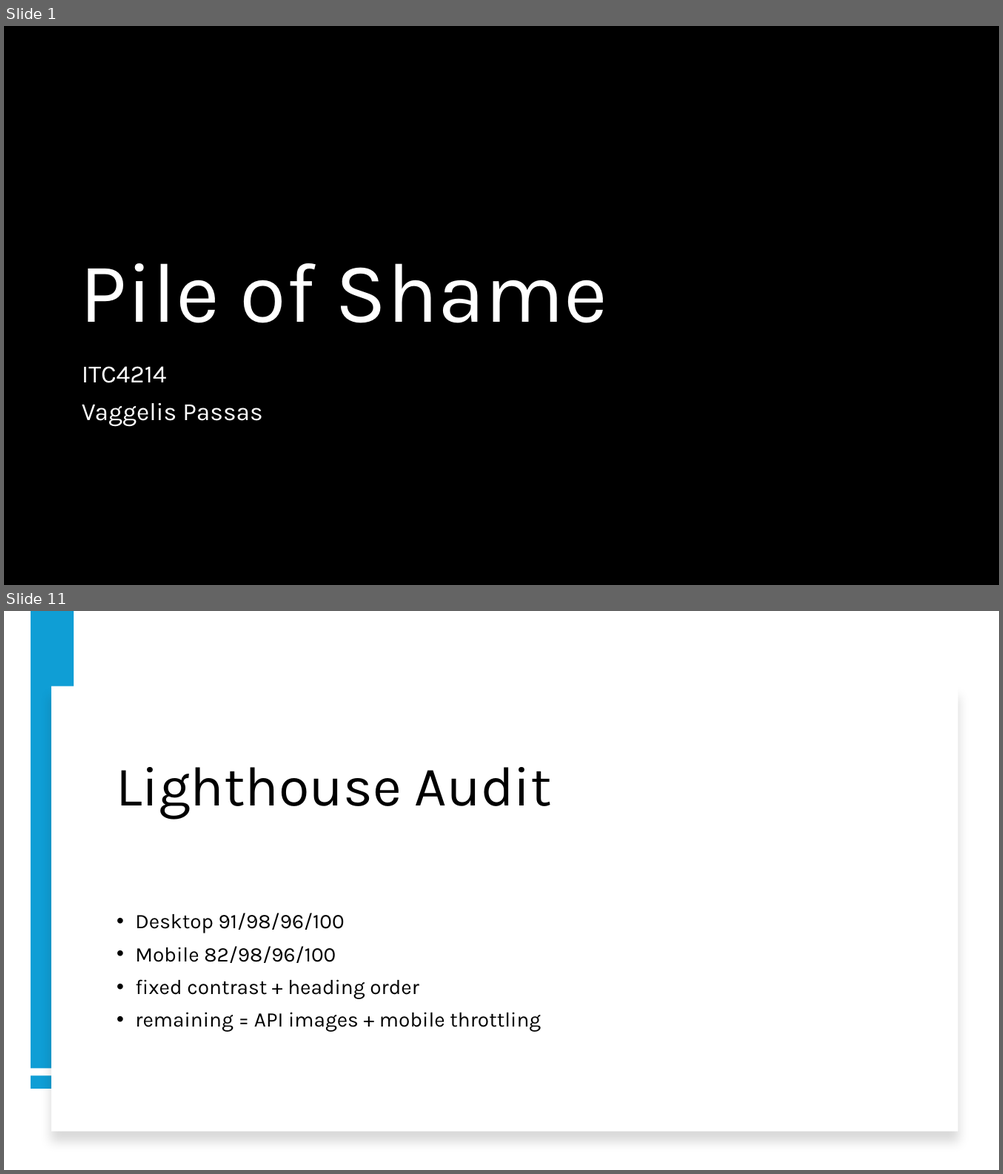
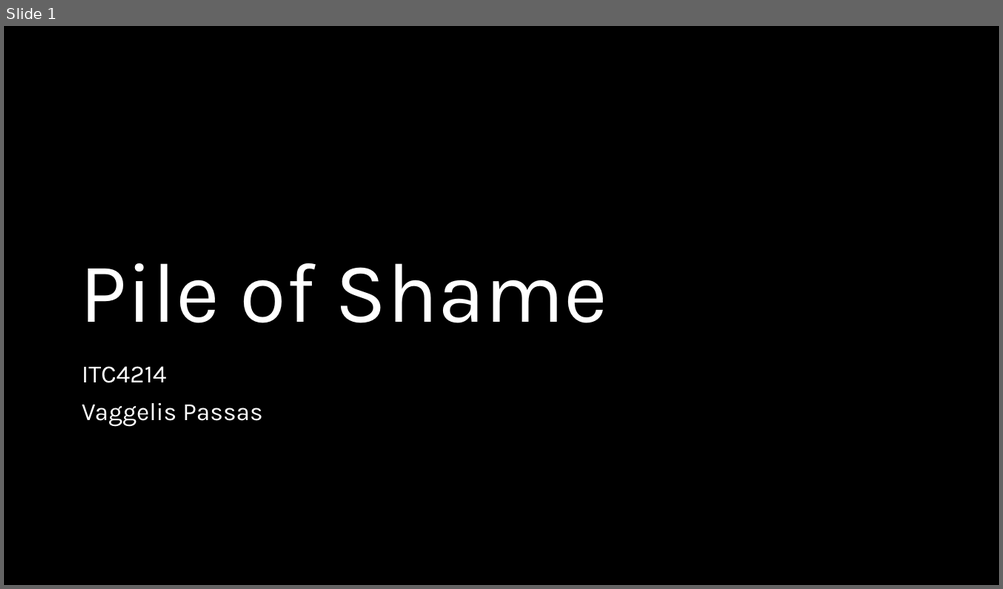
Before and after one commit to VPassas/ITC4214-PileOfShame, a slide deck: PileOfShame-Presentation.pptx. Shown one above the other, each under a label of ours: slides 1 and 11 before the commit, slide 1 after it; the slides between them are not shown. The pictures are 1003x1174 and 1003x589 pixels, drawn with LibreOffice and Linux fonts; fonts in the diff are those of the drawing; background and template pictures are left out; a plain dark background stands for a picture behind light text. Boxes give left, top, right and bottom in pixels: in the first picture for what was removed or moved away, otherwise in the second. Text is boxed around its words. In the diff, an @@ line names an element or a change of style, - is before the commit and + after.

```diff
--- a/PileOfShame-Presentation.pptx
+++ b/PileOfShame-Presentation.pptx
@@ slide 11 removed at <box>4,611,999,1170</box>, background #FFFFFF @@
@@ rectangle removed at <box>31,612,74,1069</box> @@
@@ rectangle removed at <box>51,686,958,1132</box> @@
@@ title removed at <box>116,767,552,820</box> @@
-Lighthouse Audit
@@ text removed at <box>135,913,540,1032</box> @@
-• Desktop 91/98/96/100
-• Mobile 82/98/96/100
-• fixed contrast + heading order
-• remaining = API images + mobile throttling
@@ rectangle removed at <box>31,1076,74,1088</box> @@
```
Also in this commit, not shown: 1 slide changed, 5 slides added, 9 other slides removed, 4 other files.
